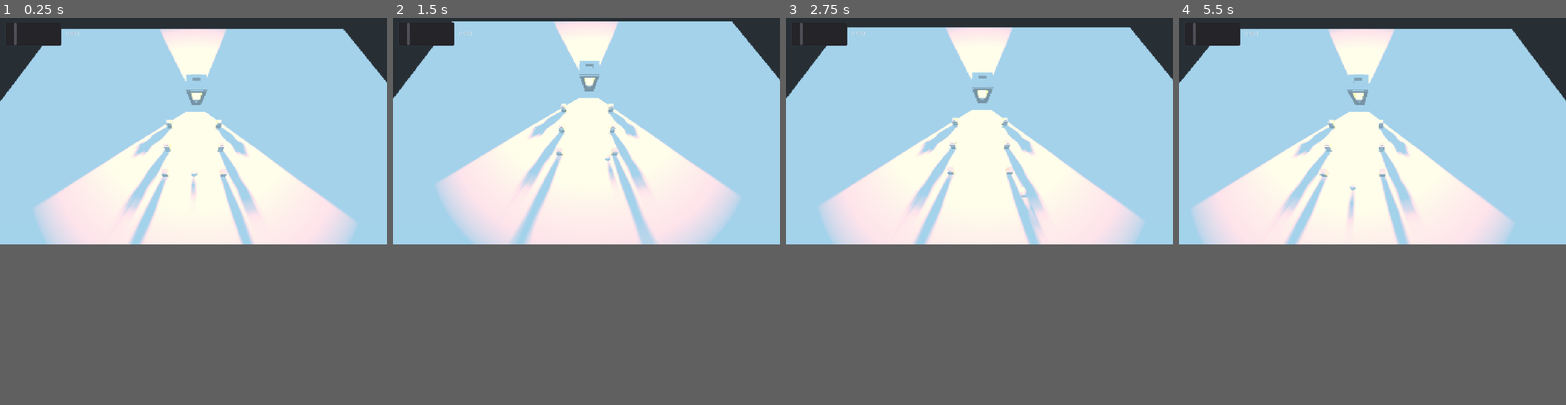
Above: before the commit, frames 1-4 (left to right).
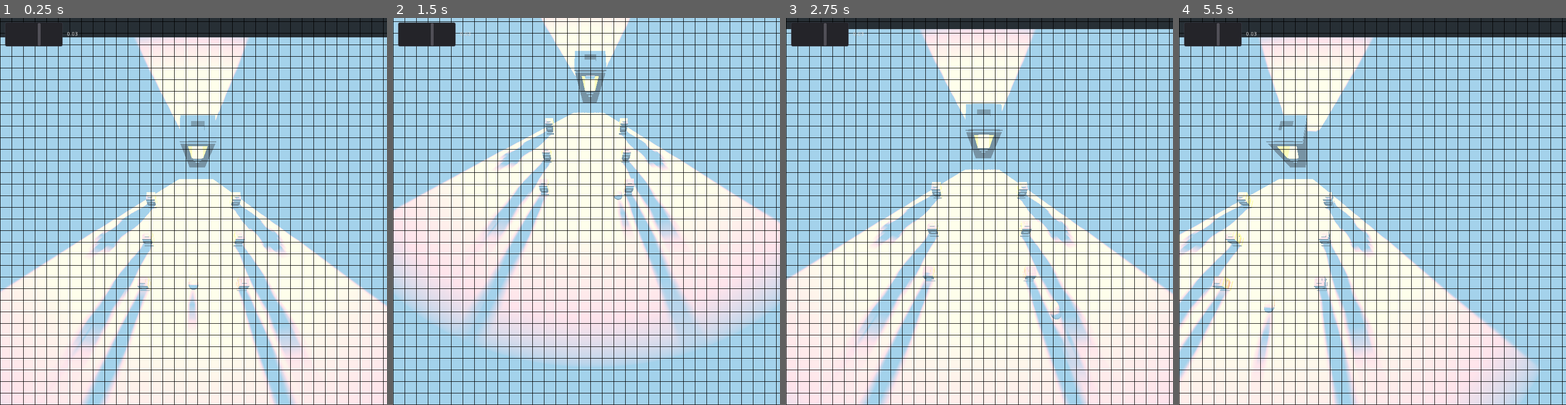
Above: after the commit, the same moments.

Repository: EpEpDragon/Project-Almond
Game: Godot game, scene res://Scenes/Spatial.tscn
The game is run twice, just before and just after one commit, with the same random seed, the same clock (stepped at 60 frames per second) and the same inputs.
Inputs:
- Up to frame 1 (0.25 s): no input
- Up to frame 2 (1.5 s): tap Enter at 0.5 s; hold D (right) 0.53-1.28 s; hold Keypad 2 (camBackward) 0.53-1.28 s; hold S (backward) from 1.28 s (still down); tap Keypad 5 (camDown) at 1.35 s
- Up to frame 3 (2.75 s): release S (backward) at 2.03 s; hold D (right) from 2.03 s (still down); hold Keypad 8 (camForward) from 2.03 s (still down)
- Up to frame 4 (5.5 s): release D (right) at 2.78 s; release Keypad 8 (camForward) at 2.78 s; hold W (forward) 2.78-3.53 s; tap Keypad 4 (camLeft) at 2.85 s; hold Keypad 6 (camRight) 3.53-4.28 s; hold A (left) 3.53-5.03 s; tap Keypad 0 (camUp) at 4.35 s; hold S (backward) from 5.03 s (still down); tap C (change_camera) at 5.1 s
The window is 800x468 before the commit and 800x800 after it. Grey fills any space a smaller window leaves; there, only what the larger window draws over its background counts as a difference.

The runs differ from the first frame. In frame 1, 35% of the frame differs, in the area x 0-100%, y 0-100%; in frame 2, 44%; in frame 3, 33%; in frame 4, 44%.
Error in both runs: Invalid set index 'current' (on base: 'null instance') with value of type 'bool'. (res://Scripts/Alm_bearer.gd:27)

Commit message:
Pixle grid initial (troubleshooting)
Pixel grid shader for trouble shooting running pixels.

Diff:
--- /dev/null
+++ b/Pixelatorifier/Pixel_Grid.shader
@@ -0,0 +1,13 @@
+shader_type canvas_item;
+
+uniform float pixel_clamp = 0.003;
+
+void fragment()
+{
+	vec2 uv = SCREEN_UV;
+	vec2 muv = mod(uv, pixel_clamp);
+	if (muv.x <= 0.001 || muv.y <=0.001)
+		COLOR.rgb = vec3(0,0,0);
+	else
+		COLOR.rgb = textureLod(SCREEN_TEXTURE,uv,0).rgb;
+}
--- a/Pixelatorifier/Pixel_Material.tres
+++ b/Pixelatorifier/Pixel_Material.tres
@@ -1,6 +1,6 @@
 [gd_resource type="ShaderMaterial" load_steps=2 format=2]
 
-[ext_resource path="res://Pixelatorifier/Pixel_Shader.tres" type="Shader" id=1]
+[ext_resource path="res://Pixelatorifier/Pixel_Grid.shader" type="Shader" id=1]
 
 [resource]
 shader = ExtResource( 1 )
--- a/Scenes/Perspective.gd
+++ b/Scenes/Perspective.gd
@@ -3,7 +3,7 @@
 # Declare member variables here. Examples:
 # var a = 2
 # var b = "text"
-const MOVE_SPEED = 10
+const MOVE_SPEED = 30
 # Called when the node enters the scene tree for the first time.
 #func _ready():
 	#pass # Replace with function body.
--- a/Scenes/Spatial.tscn
+++ b/Scenes/Spatial.tscn
@@ -118,7 +118,6 @@
 shape = SubResource( 5 )
 
 [node name="Pixelatorifier" type="ColorRect" parent="."]
-editor/display_folded = true
 material = ExtResource( 6 )
 anchor_right = 0.22
 margin_right = 797.72
@@ -126,13 +125,13 @@
 script = ExtResource( 7 )
 
 [node name="HScrollBar" type="HScrollBar" parent="Pixelatorifier"]
-margin_left = 14.3759
+margin_left = 13.3759
 margin_top = 10.7048
-margin_right = 163.376
+margin_right = 162.376
 margin_bottom = 73.7048
-max_value = 0.02
+max_value = 0.05
 step = 0.001
-value = 0.003
+value = 0.03
 
 [node name="Label" type="Label" parent="Pixelatorifier/HScrollBar"]
 margin_left = 160.0
--- a/project.godot
+++ b/project.godot
@@ -18,6 +18,11 @@
 config/name="Project_Almond"
 run/main_scene="res://Scenes/Spatial.tscn"
 config/icon="res://icon.png"
+
+[display]
+
+window/size/width=1000
+window/size/height=1000
 
 [input]
 
